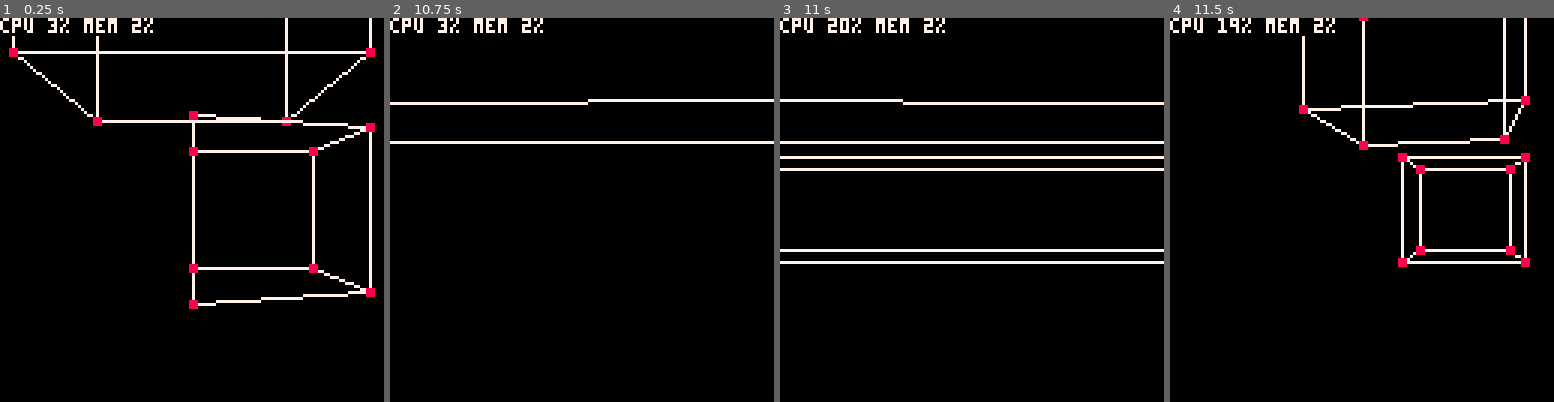
Above: before the commit, frames 1-4 (left to right).
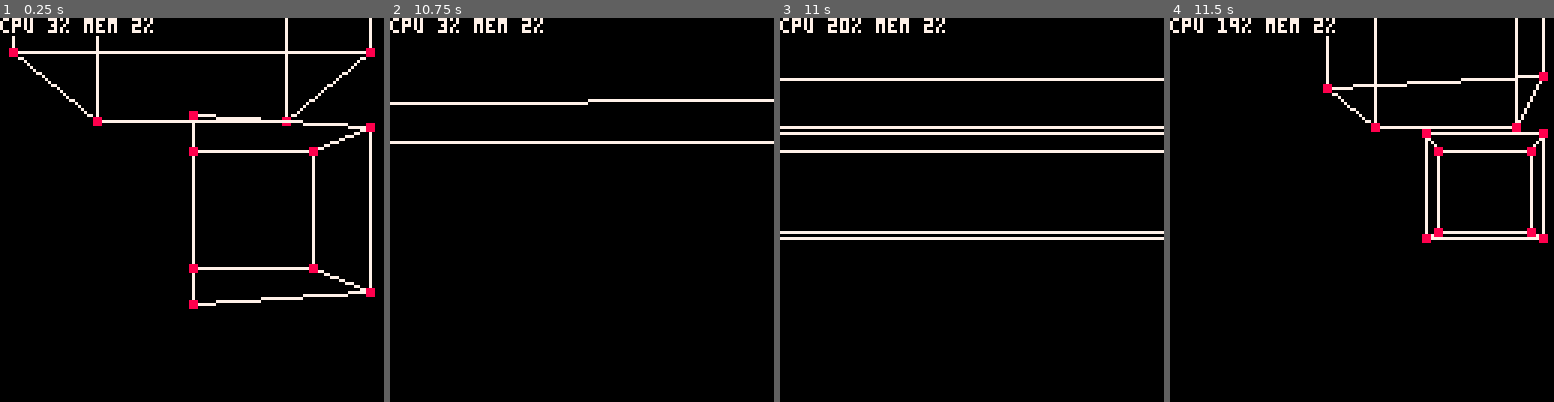
Above: after the commit, the same moments.

Repository: Cuttleshock/PICO-8-recipes
Game: PICO-8 cartridge 3d_no_oo.p8
The game is run twice, just before and just after one commit, with the same random seed, the same clock (stepped at 60 frames per second) and the same inputs.
Inputs:
- Up to frame 1 (0.25 s): no input
- Up to frame 2 (10.75 s): tap X (X key) at 0.33, 1.07, 1.85, 2.97, 4.08, 5.2, 6.32, 7.43, 8.55, 9.67 s; hold Right 1.6-2.1 s; hold Up 2.15-2.42 s; hold Right 2.47-3.03 s; hold Left 3.08-3.58 s; hold Down 3.63-3.97 s; hold Right 4.02-4.68 s; hold Up 4.73-5.03 s; hold Left 5.08-5.68 s; hold Down 5.73-6.03 s; hold Right 6.08-6.58 s; hold Right 6.63-7.13 s; hold Up 7.18-7.45 s; hold Right 7.5-8.07 s; hold Left 8.12-8.62 s; hold Down 8.67-9 s; hold Right 9.05-9.72 s; hold Up 9.77-10.07 s; hold Left 10.12-10.72 s
- Up to frame 3 (11 s): hold Down from 10.77 s (still down); tap X (X key) at 10.78 s
- Up to frame 4 (11.5 s): release Down at 11.07 s; hold Right from 11.12 s (still down)

Frames 1-2 are identical in both runs. In frame 3, 9.4% of the frame differs, in the area x 0-100%, y 15-65%; in frame 4, 7.2%.

Commit message:
Re-add ability to fly up or down

Diff:
--- a/3d_no_oo.p8
+++ b/3d_no_oo.p8
@@ -26,6 +26,7 @@
 	return _cos_builtin(x*inv2pi)
 end
 
+-- todo: can we replace all this with built-in atan2?
 -- atan lookup table
 _atlen = 64
 _atres = 1/_atlen
@@ -227,13 +228,21 @@
 function _update()
 	fresh=true
 	if btn(⬆️) then
-		pov[2]+=movspd*cos(pov.phi)
-		pov[1]+=movspd*sin(pov.phi)
+		if btn(❎) then
+			pov[3]+=movspd
+		else
+			pov[2]+=movspd*cos(pov.phi)
+			pov[1]+=movspd*sin(pov.phi)
+		end
 		fresh=false
 	end
 	if btn(⬇️) then
-		pov[2]-=movspd*cos(pov.phi)
-		pov[1]-=movspd*sin(pov.phi)
+		if btn(❎) then
+			pov[3]-=movspd
+		else
+			pov[2]-=movspd*cos(pov.phi)
+			pov[1]-=movspd*sin(pov.phi)
+		end
 		fresh=false
 	end
 	if btn(➡️) then
